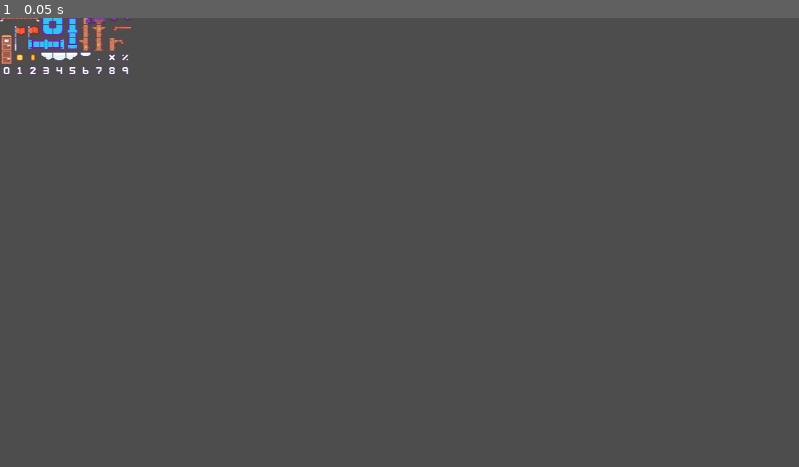
Above: before the commit, frame 1.
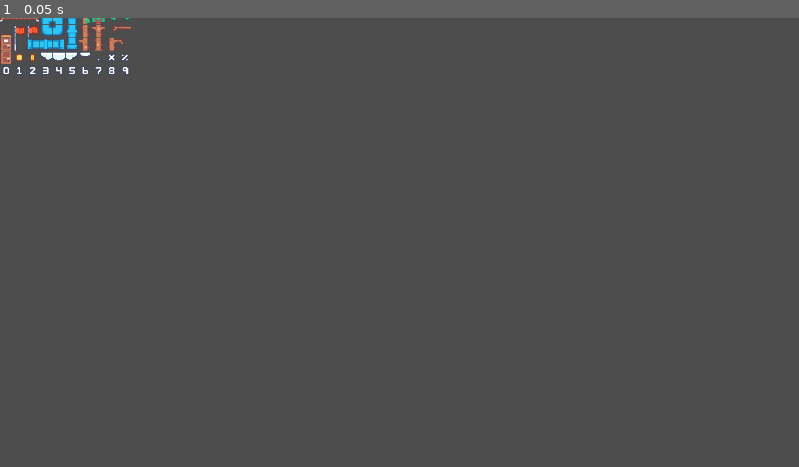
Above: after the commit, the same moment.

Repository: UnusualTitan711x/PaletteSwapper
Game: Godot game, scene res://testing/test_sprites.tscn
Two runs of this game, one before a commit and one after it. Both use one fixed random seed, a clock stepped at 60 frames per second and the inputs below. The project has no main scene, so this scene is started directly.
Inputs:
- Up to frame 1 (0.05 s): no input

The runs differ from the first frame. In frame 1, 0.3% of the frame differs, in the area x 0-17%, y 0-13%.

Commit message:
exporting works normally now

Diff:
--- a/testing/test_sprites.tscn
+++ b/testing/test_sprites.tscn
@@ -1,16 +1,17 @@
 [gd_scene load_steps=4 format=3 uid="uid://8htr571avgd8"]
 
-[ext_resource type="Shader" uid="uid://bwhuqfnhox0cy" path="res://testing/test_swap.gdshader" id="1_4n86w"]
+[ext_resource type="Shader" uid="uid://bwhuqfnhox0cy" path="res://addons/palette_swapper/test_swap.gdshader" id="1_4n86w"]
 [ext_resource type="Texture2D" uid="uid://cqk6ti6071f2f" path="res://addons/palette_swapper/tilemap.png" id="2_6c0un"]
 
 [sub_resource type="ShaderMaterial" id="ShaderMaterial_ckr1c"]
 shader = ExtResource("1_4n86w")
-shader_parameter/target_color = Color(0, 0.564164, 0.359869, 1)
-shader_parameter/replace_color = Color(0.855913, 0.58858, 1, 1)
-shader_parameter/tolerance = 0.445
+shader_parameter/target_color = Color(0.0784314, 0.564706, 0.764706, 1)
+shader_parameter/replace_color = Color(0.923083, 0.528541, 0.583232, 1)
+shader_parameter/tolerance = 0.0
 
 [node name="Node2D" type="Node2D"]
 
 [node name="Sprite2D" type="Sprite2D" parent="."]
+texture_filter = 1
 material = SubResource("ShaderMaterial_ckr1c")
 texture = ExtResource("2_6c0un")
Not shown, changed: addons/palette_swapper/test.tscn
Renamed: testing/test_swap.gdshader -> addons/palette_swapper/test_swap.gdshader
Renamed: testing/test_swap.gdshader.uid -> addons/palette_swapper/test_swap.gdshader.uid
Not shown, changed: addons/palette_swapper/toolpanel.gd
